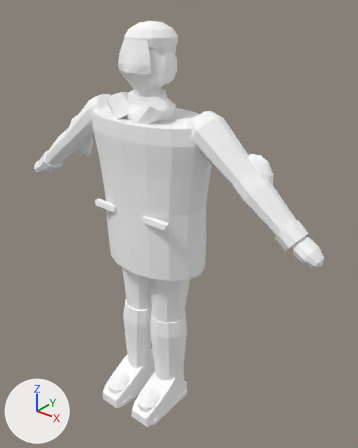
Two versions of the Blender file ArtSource/VillageLife/SnowNeighbor.blend, one commit apart.
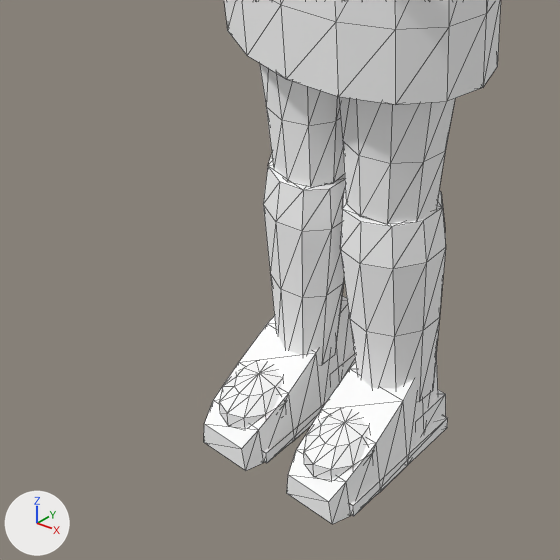
The first picture shows the older version from a 50 mm lens placed at (1.318, -1.47, 1.88), pointed at (0.093, 0.062, 0.93). The close-ups show the older and then the newer version on the part from 9% to 63% of the width and 55% to 98% of the height of that picture. Only the edits that show in the close-ups are written down. The lights are fixed; the arrows at lower left show +X, +Y and +Z. The close-ups show mesh edges as thin lines.

In view in the first close-up: 'CLO_Shin.L', 'CLO_Shin.R', 'CLO_Thigh.L', 'CLO_Thigh.R', 'CLO_WinterCoat', 'GEO_BootToeCap.L', 'GEO_BootToeCap.R', 'GEO_Shoe.L', 'GEO_Shoe.R', 'GEO_ShoeSole.L' and 3 more.
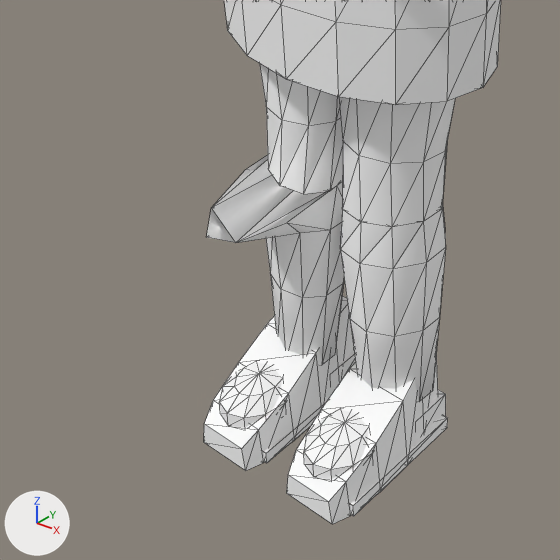
The newer file adds a shape key; the second version is drawn at full value of the shape key 'JointVolume.Knee.R' of 'CLO_Shin.R', and the change is written as the vertex moves it makes.

Diff of the bpy script that builds the scene:
```diff
--- a/ArtSource/VillageLife/SnowNeighbor.blend.py
+++ b/ArtSource/VillageLife/SnowNeighbor.blend.py
@@ me_clo_thigh_l_mesh @@
 # used by ob_clo_thigh_l; location = (0.092, 0.01, 0.878)
-me_clo_thigh_l_mesh.from_pydata(...)  # 40 vertices, 76 faces; spans x -0.092..0.104, y -0.106..0.086, z -0.396..-0.011
+me_clo_thigh_l_mesh.from_pydata(...)  # 40 vertices, 76 faces; spans x -0.092..0.104, y -0.106..0.086, z -0.395..-0.011
+# me_clo_thigh_l_mesh part 1: all 10 vertices in x -0.076..0.068, y -0.091..0.045, z -0.396..-0.388 are multiplied about their middle by the matrix ((1.092, -0.126, -0.048), (0.125, 1.092, -0.033), (0.051, 0.027, 1.098)), then moved by (0.0, 0.0, -0.001)
 me_clo_thigh_l_mesh.materials.append(mat_mat_player3dlit)
@@ me_clo_thigh_r_mesh @@
 # used by ob_clo_thigh_r; location = (-0.092, -0.004, 0.878)
-me_clo_thigh_r_mesh.from_pydata(...)  # 40 vertices, 76 faces; spans x -0.104..0.091, y -0.09..0.102, z -0.396..-0.012
+me_clo_thigh_r_mesh.from_pydata(...)  # 40 vertices, 76 faces; spans x -0.104..0.091, y -0.091..0.102, z -0.395..-0.012
+# me_clo_thigh_r_mesh part 2: all 10 vertices in x -0.068..0.076, y -0.081..0.055, z -0.396..-0.389 are multiplied about their middle by the matrix ((1.092, 0.121, 0.049), (-0.119, 1.092, -0.055), (-0.055, 0.05, 1.098)), then moved by (0.0, -0.003, -0.001)
 me_clo_thigh_r_mesh.materials.append(mat_mat_player3dlit)
@@ me_clo_shin_r_mesh @@
 # used by ob_clo_shin_r; location = (-0.088, 0.01, 0.485)
-me_clo_shin_r_mesh.from_pydata(...)  # 40 vertices, 76 faces; spans x -0.084..0.081, y -0.116..0.05, z -0.386..0.007
+me_clo_shin_r_mesh.from_pydata(...)  # 40 vertices, 76 faces; spans x -0.084..0.081, y -0.275..0.121, z -0.386..0.002
+# me_clo_shin_r_mesh part 3: 15 of 40 vertices moved; they spanned x -0.083..0.081, y -0.116..0.046, z -0.074..0.007 and now span x -0.083..0.081, y -0.275..0.121, z -0.074..0.002; mean shift (0.001, -0.033, -0.002); largest move (0.002, -0.105, 0.007) -> (0.005, -0.275, -0.003)
 me_clo_shin_r_mesh.materials.append(mat_mat_player3dlit)
```

Changed parts and their boxes [x1, y1, x2, y2] in the close-ups (560 x 560 px; the box of a moved part takes in the faces that stretch with it):
'CLO_Shin.R', reshaped
    before: [263, 153, 346, 361]
    after: [206, 155, 344, 361]
'CLO_Thigh.L', reshaped
    before: [339, 97, 455, 224]
    after: [339, 97, 455, 227]
'CLO_Thigh.R', reshaped
    before: [259, 63, 345, 187]
    after: [259, 63, 343, 194]
part 1 of me_clo_thigh_l_mesh, moved or reshaped
    before: [343, 142, 445, 224]
    after: [342, 140, 448, 227]
part 2 of me_clo_thigh_r_mesh, moved or reshaped
    before: [266, 108, 345, 187]
    after: [266, 108, 343, 194]
part 3 of me_clo_shin_r_mesh, moved or reshaped
    before: [263, 153, 346, 298]
    after: [206, 155, 343, 298]
